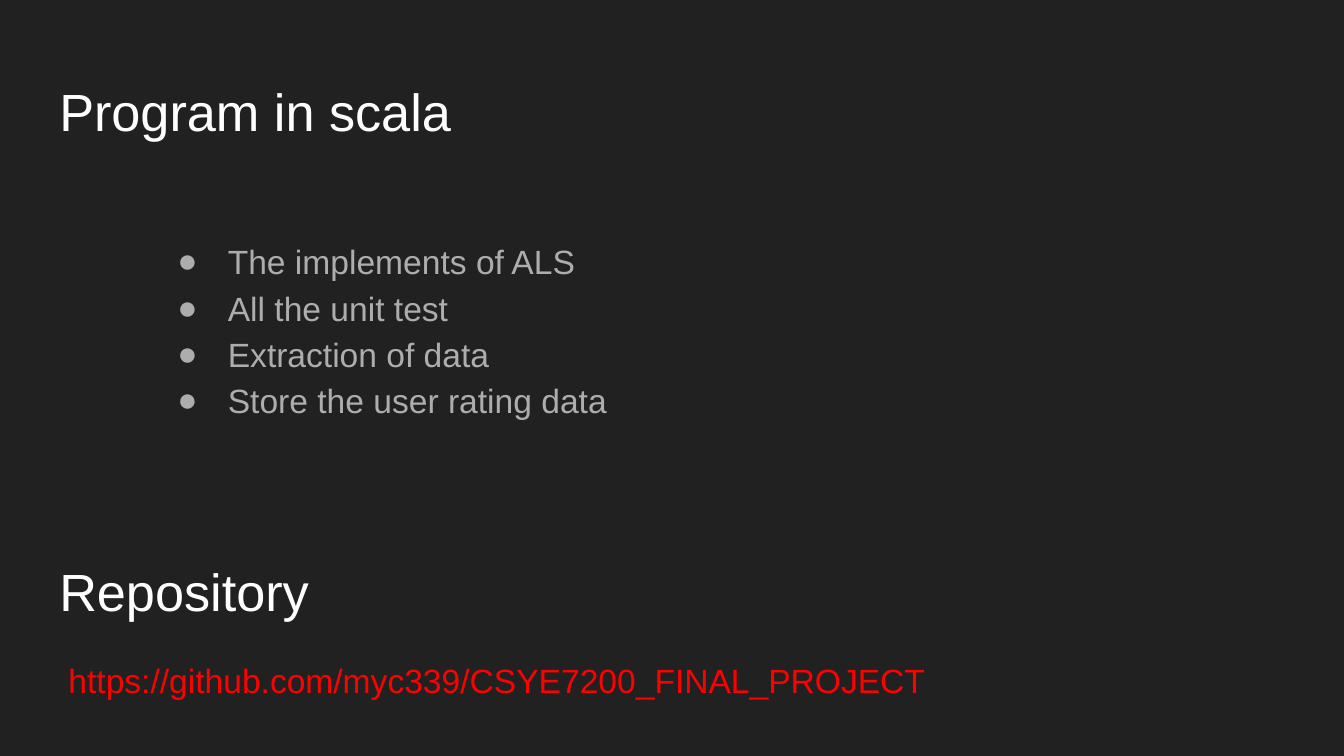
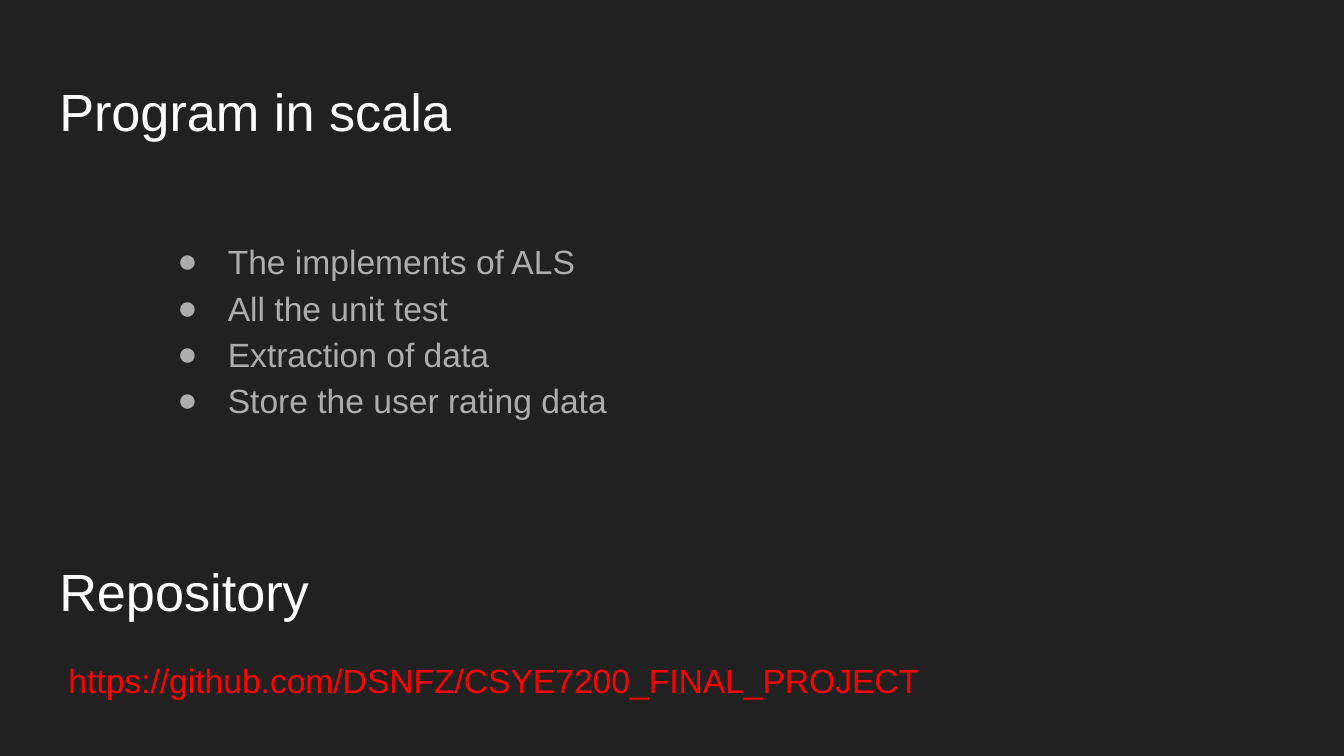
Before and after one commit to DSNFZ/CSYE7200_FINAL_PROJECT, a slide deck: slide 5 of Planning Presentation.pptx. Drawn at 1344x756 pixels with LibreOffice and Linux fonts; fonts in the diff are those of the drawing. Boxes give left, top, right and bottom in pixels: in the first picture for what was removed or moved away, otherwise in the second. Text is boxed around its words. In the diff, an @@ line names an element or a change of style, - is before the commit and + after.

Commit message:
update the repo url

```diff
--- a/Planning Presentation.pptx
+++ b/Planning Presentation.pptx
@@ text at [68,668,919,700]: text changed @@
-https://github.com/myc339/CSYE7200_FINAL_PROJECT
+https://github.com/DSNFZ/CSYE7200_FINAL_PROJECT
```
